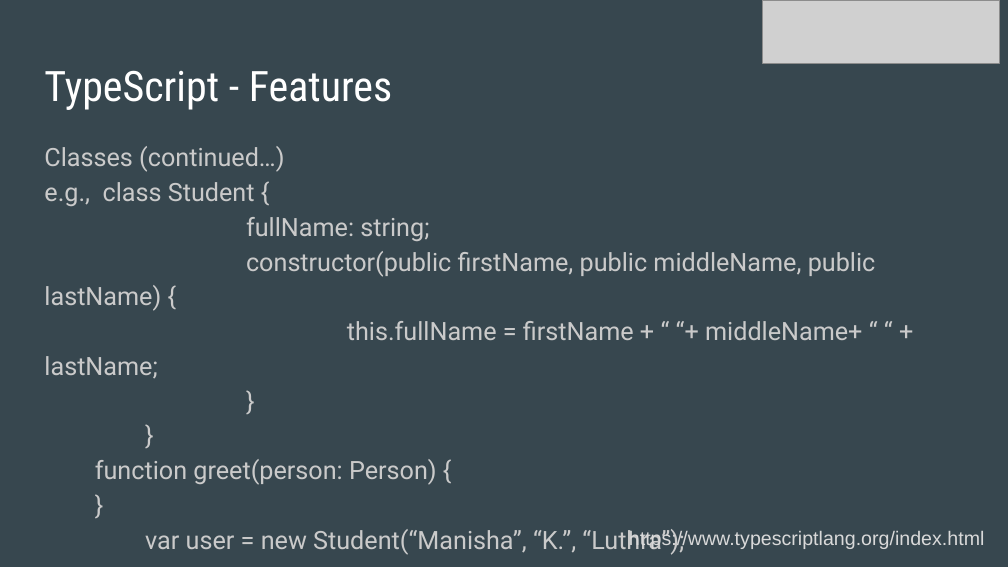
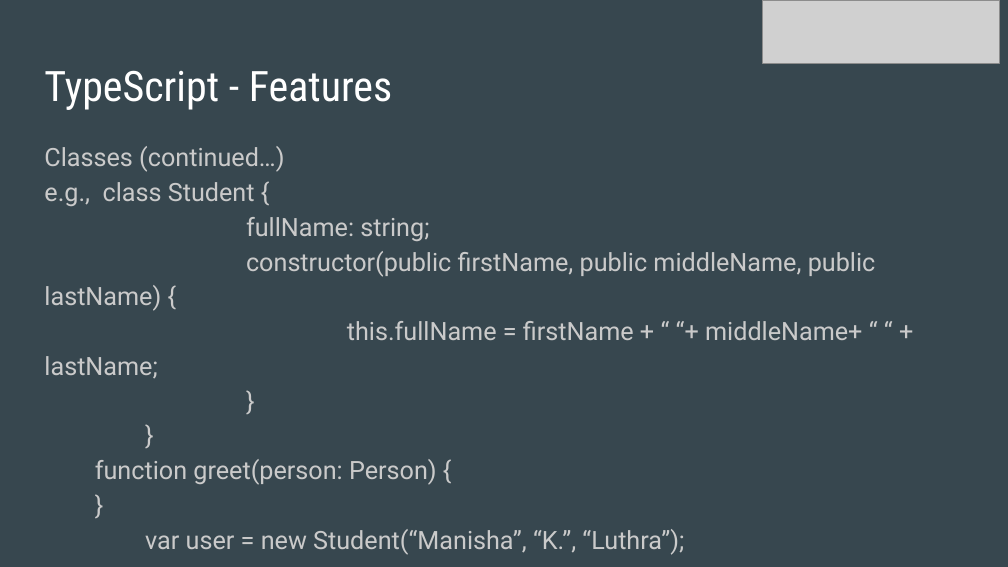
Before and after one commit to luthramanisha/angular2-tour, a slide deck: slide 18 of angular2-tour/ppt/AngularJS.pptx. Drawn at 1008x567 pixels with LibreOffice and Linux fonts; fonts in the diff are those of the drawing; grey boxes stand for pictures. Boxes give left, top, right and bottom in pixels: in the first picture for what was removed or moved away, otherwise in the second. Text is boxed around its words. In the diff, an @@ line names an element or a change of style, - is before the commit and + after.

```diff
--- a/angular2-tour/ppt/AngularJS.pptx
+++ b/angular2-tour/ppt/AngularJS.pptx
@@ text removed at box(629, 530, 985, 550) @@
-https://www.typescriptlang.org/index.html
```
Also in this commit, not shown: 8 other slides changed, 1 slide added, 3 other files.
